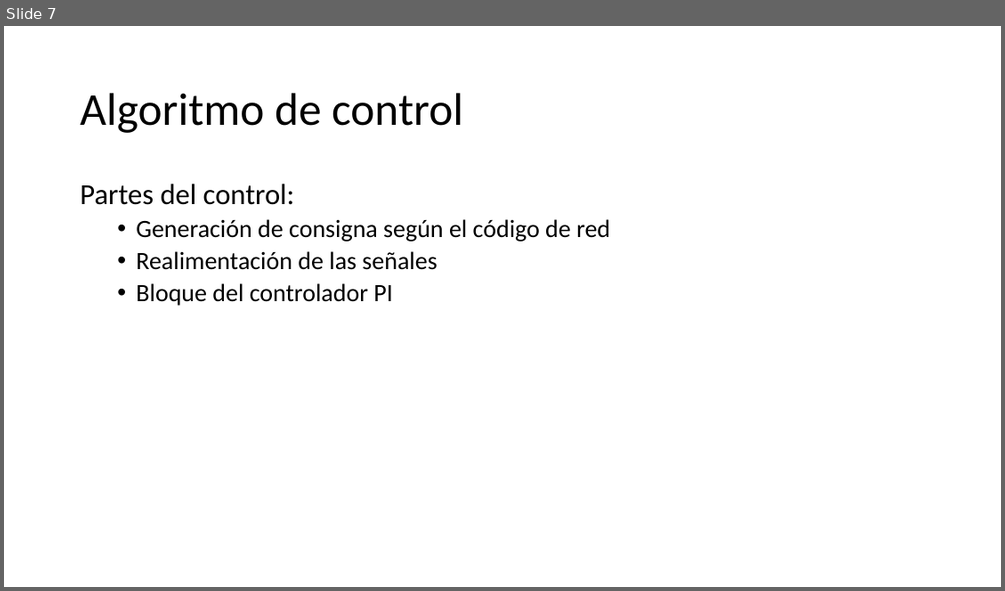
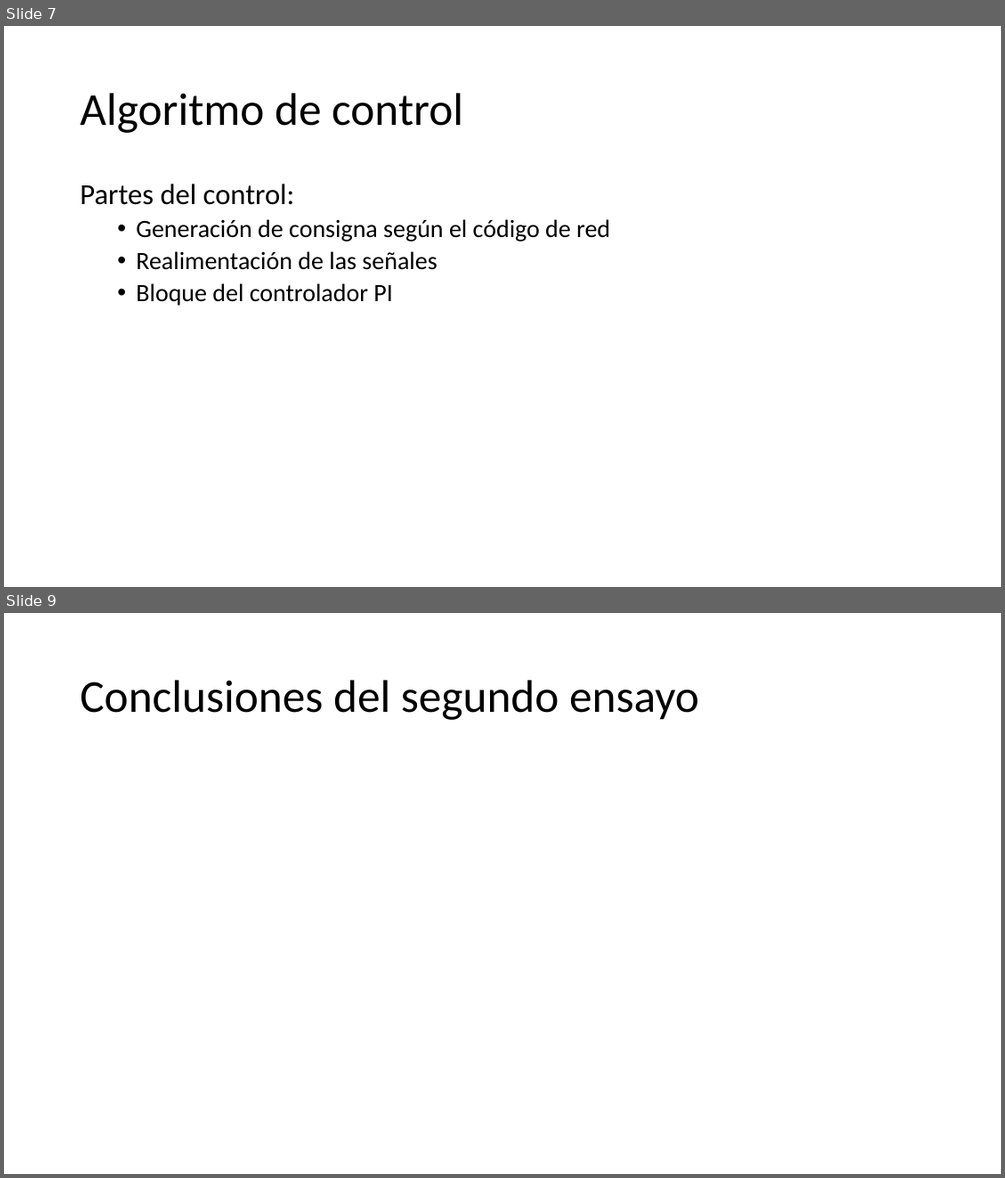
Before and after one commit to EmilioLdelaFuente/tfg, a slide deck: tfgPP.pptx. Shown one above the other, each under a label of ours: slide 7 before the commit, slides 7 and 9 after it; the slides between them are not shown. The pictures are 1005x591 and 1005x1178 pixels, drawn with LibreOffice and Linux fonts; fonts in the diff are those of the drawing. Boxes give left, top, right and bottom in pixels: in the first picture for what was removed or moved away, otherwise in the second. Text is boxed around its words. In the diff, an @@ line names an element or a change of style, - is before the commit and + after.

Commit message:
conclusiones añadidas
pero no terminadas...

```diff
--- a/tfgPP.pptx
+++ b/tfgPP.pptx
@@ slide 9 added at <box>4,613,1001,1174</box>, background #FFFFFF @@
@@ title added at <box>80,680,699,720</box>, 44 pt, text #000000 @@
+Conclusiones del segundo ensayo
```
Also in this commit, not shown: 1 slide changed, 2 other slides added, 1 slide removed.
